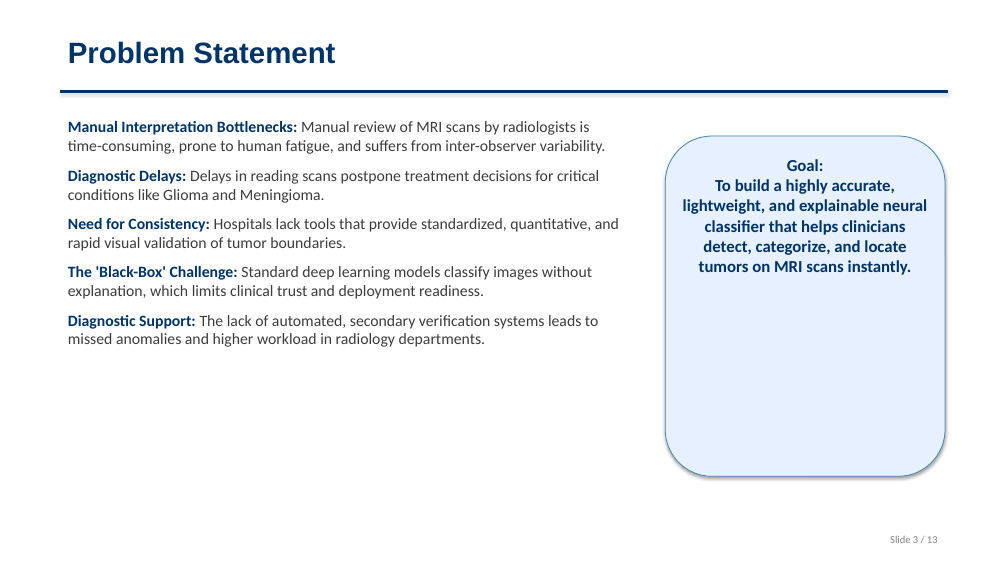
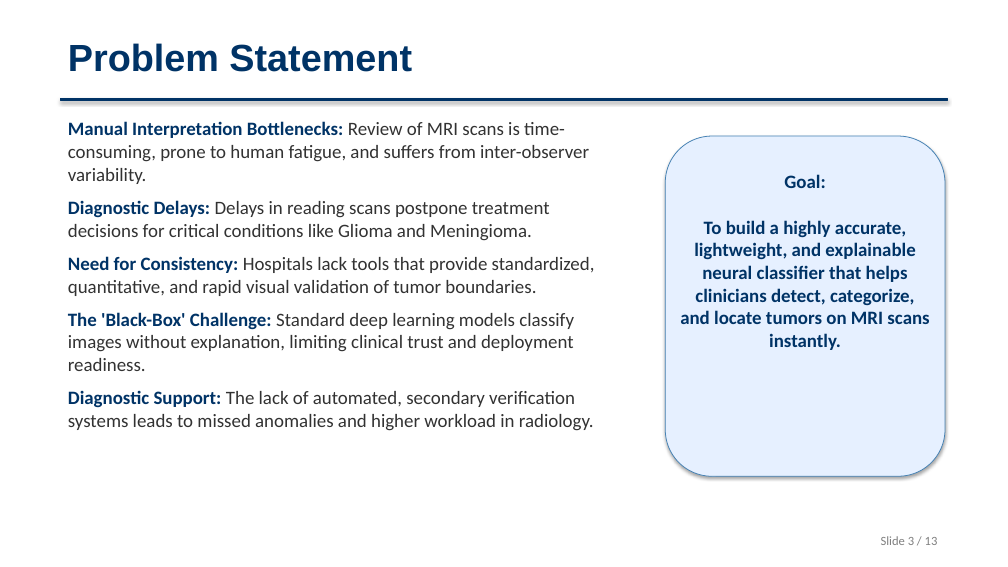
Before and after one commit to SruthiRagyari/brain-tumor-detection, a slide deck: slide 3 of Brain_Tumor_Detection_Presentation.pptx. Drawn at 1008x567 pixels with LibreOffice and Linux fonts; fonts in the diff are those of the drawing. Boxes give left, top, right and bottom in pixels: in the first picture for what was removed or moved away, otherwise in the second. Text is boxed around its words. In the diff, an @@ line names an element or a change of style, - is before the commit and + after.

Commit message:
docs: increase font sizes and heading contrast for better presentation visibility

```diff
--- a/Brain_Tumor_Detection_Presentation.pptx
+++ b/Brain_Tumor_Detection_Presentation.pptx
@@ text "Problem Statement" at [68,43,412,72]: size 28 to 36 pt @@
@@ rectangle: place and size @@
-rectangle at [60,91,948,92]
+rectangle at [60,98,948,101]
@@ text at [68,121,589,184]: text changed; size 15 to 18 pt; text colour #3C3C3C to #323232 @@
-Manual Interpretation Bottlenecks: Manual review of MRI scans by radiologists is time-consuming, prone to human fatigue, and suffers from inter-observer variability.
+Manual Interpretation Bottlenecks: Review of MRI scans is time-consuming, prone to human fatigue, and suffers from inter-observer variability.
@@ text "Goal: To build a highly ...": place and size @@
-text "Goal: To build a highly ..." at [683,159,927,275]
+text "Goal: To build a highly ..." at [680,174,929,350]
@@ text "Goal: To build a highly ..." at [680,174,929,350]: size 16 to 18 pt; less space between paragraphs @@
@@ text at [68,200,595,296]: size 15 to 18 pt in "Diagnostic Delays: Delays in reading scans postpone ...", "Need for Consistency: Hospitals lack tools that ..."; text colour #3C3C3C to #323232 in "Delays in reading scans postpone treatment decisions ...", "Hospitals lack tools that provide standardized, quantitative ..." @@
@@ text at [68,312,594,431]: text changed; size 15 to 18 pt; text colour #3C3C3C to #323232 @@
-The 'Black-Box' Challenge: Standard deep learning models classify images without explanation, which limits clinical trust and deployment readiness.
-Diagnostic Support: The lack of automated, secondary verification systems leads to missed anomalies and higher workload in radiology departments.
+The 'Black-Box' Challenge: Standard deep learning models classify images without explanation, limiting clinical trust and deployment readiness.
+Diagnostic Support: The lack of automated, secondary verification systems leads to missed anomalies and higher workload in radiology.
@@ text "Slide 3 / 13" at [881,536,938,545]: size 10 to 12 pt @@
```
Also in this commit, not shown: 12 other slides changed.
